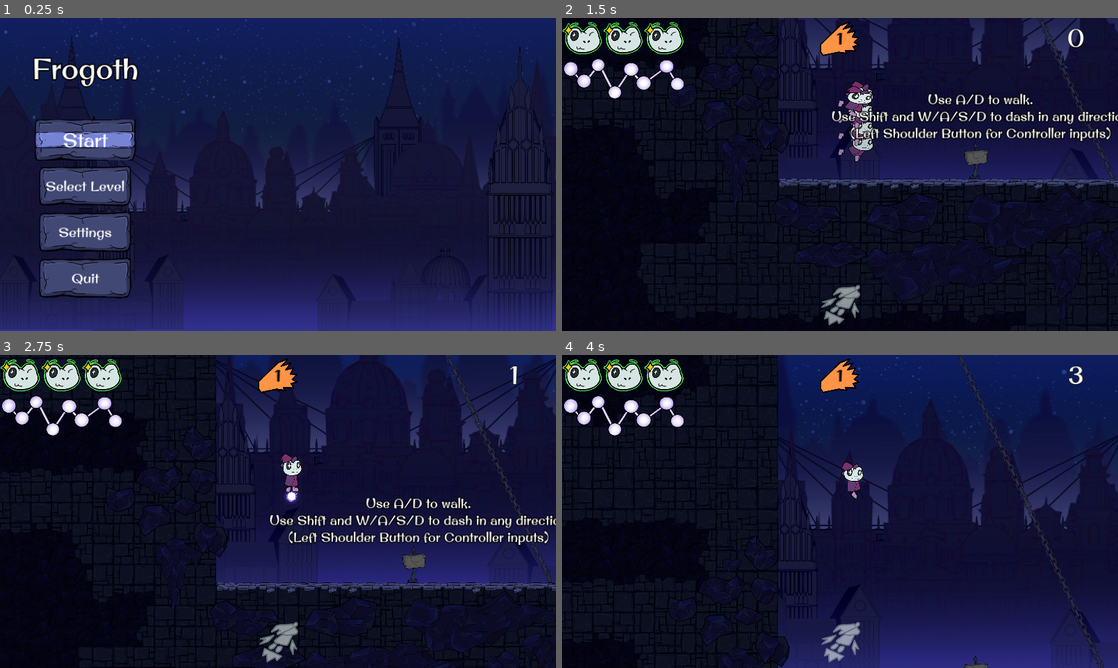
Above: before the commit, frames 1-4 (two rows, left to right).
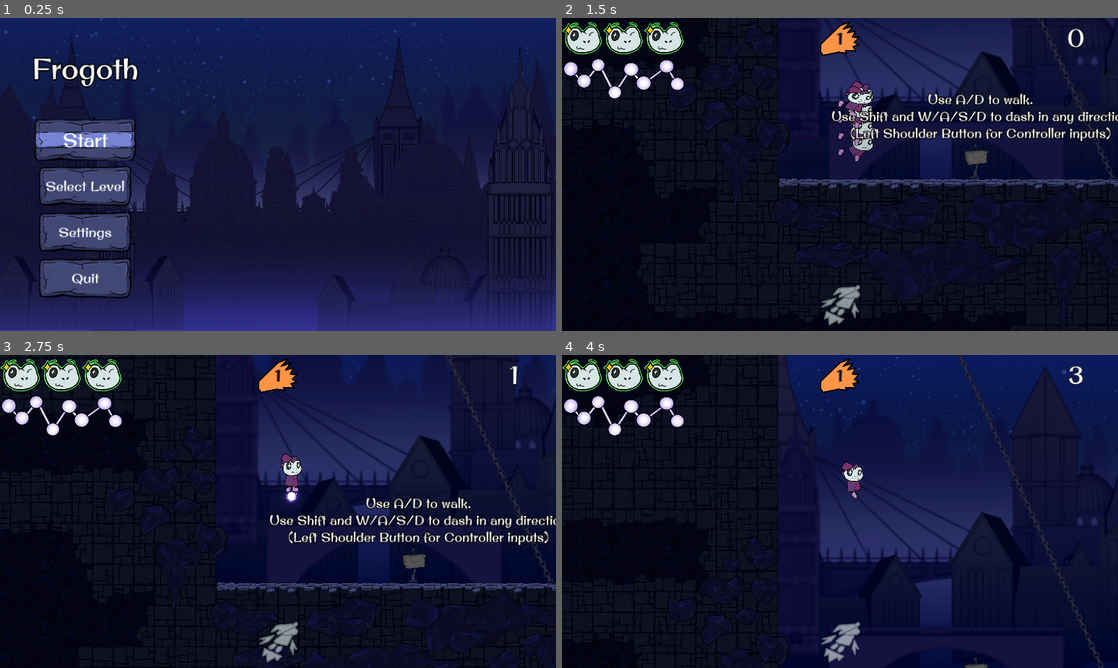
Above: after the commit, the same moments.

Repository: DerBrotDoktor/Frogoth
Game: Godot game, scene res://scenes/main/main.tscn
Same seed, same stepped clock (60 frames per second), same inputs: the game is played once before the commit and once after it.
Inputs:
- Up to frame 1 (0.25 s): no input
- Up to frame 2 (1.5 s): click "Start" at 0.5 s; hold W (up) from 1.28 s (still down); tap Shift (dash) at 1.35 s
- Up to frame 3 (2.75 s): keep holding W (up); tap Space (jump) at 1.52, 2.27 s; tap F (discrad_shape) at 2.1 s
- Up to frame 4 (4 s): keep holding W (up); tap Shift (dash) at 2.85 s; tap F (discrad_shape) at 3.6 s; tap Space (jump) at 3.77 s

The runs differ from the first frame. In frame 2, 9.7% of the frame differs, in the area x 38-100%, y 0-52%; in frame 3, 14%; in frame 4, 17%, in the area x 38-100%, y 0-100%.

Commit message:
Change: Parallax Background

Diff:
--- a/scenes/main/main.tscn
+++ b/scenes/main/main.tscn
@@ -16,13 +16,16 @@
 [ext_resource type="PackedScene" uid="uid://cxs4r4jwdplql" path="res://scenes/level/level_4.tscn" id="7_mk7qn"]
 [ext_resource type="PackedScene" uid="uid://pj1yr5tgu5bu" path="res://scenes/level/level_6.tscn" id="7_sa5si"]
 [ext_resource type="PackedScene" uid="uid://clsrvetv1bio4" path="res://scenes/level/level_7.tscn" id="8_210py"]
-[ext_resource type="Texture2D" uid="uid://dnh4dfbpvvn6l" path="res://assets/parallax/paralax_2.png" id="8_cxncj"]
 [ext_resource type="Script" path="res://scenes/main/Canvas.gd" id="9_77551"]
 [ext_resource type="PackedScene" uid="uid://02mgq0aad22s" path="res://scenes/level/level_8.tscn" id="9_q56fa"]
 [ext_resource type="PackedScene" uid="uid://c6nm6w83jynbs" path="res://scenes/menus/pause_menu.tscn" id="10_u7rrt"]
 [ext_resource type="Shader" path="res://scenes/main/lightning_shader.gdshader" id="11_723k2"]
+[ext_resource type="Texture2D" uid="uid://bltsc6nvba24b" path="res://assets/parallax/backgound_paralax_1.png" id="14_20ut8"]
 [ext_resource type="PackedScene" uid="uid://cj5y0tnco4cx1" path="res://scenes/menus/level_finish_screen.tscn" id="14_nbfd2"]
+[ext_resource type="Texture2D" uid="uid://bew5bia38bgx4" path="res://assets/parallax/backgound_paralax_2.png" id="15_o7o5w"]
+[ext_resource type="Texture2D" uid="uid://co5me6y3u53f8" path="res://assets/parallax/backgound_paralax_3.png" id="16_hue3g"]
 [ext_resource type="PackedScene" uid="uid://i70bm8lucd7m" path="res://scenes/menus/controller_settings_ui.tscn" id="17_8mvke"]
+[ext_resource type="Texture2D" uid="uid://piqjsvgixggj" path="res://assets/parallax/gradient_backgound_paralax_4.png" id="17_tv5hj"]
 [ext_resource type="PackedScene" uid="uid://buy8yfrq21gd" path="res://scenes/menus/settings_menu.tscn" id="20_f3gq3"]
 [ext_resource type="AudioStream" uid="uid://83nsiryvh2gg" path="res://assets/sfx/music/Frogoth_BG_music.mp3" id="22_7hg4y"]
 [ext_resource type="AudioStream" uid="uid://dentu4sa6yes7" path="res://assets/sfx/music/menu_music_0.1.mp3" id="24_vcc2i"]
@@ -51,12 +54,27 @@
 		$MainMenuPlayer.play()
 "
 
+[sub_resource type="Animation" id="Animation_svxbw"]
+length = 0.001
+tracks/0/type = "value"
+tracks/0/imported = false
+tracks/0/enabled = true
+tracks/0/path = NodePath("../ParallaxBackground/Sky/Sprite2D:material:shader_parameter/color")
+tracks/0/interp = 1
+tracks/0/loop_wrap = true
+tracks/0/keys = {
+"times": PackedFloat32Array(0),
+"transitions": PackedFloat32Array(1),
+"update": 0,
+"values": [Color(0, 0, 0, 1)]
+}
+
 [sub_resource type="Animation" id="Animation_4muef"]
 resource_name = "lightning"
 tracks/0/type = "value"
 tracks/0/imported = false
 tracks/0/enabled = true
-tracks/0/path = NodePath("../ParallaxBackground/ParallaxLayer/Sprite2D:material:shader_parameter/color")
+tracks/0/path = NodePath("../ParallaxBackground/Sky/Sprite2D:material:shader_parameter/color")
 tracks/0/interp = 1
 tracks/0/loop_wrap = true
 tracks/0/keys = {
@@ -78,21 +96,6 @@
 "args": [],
 "method": &"play_thunder"
 }]
-}
-
-[sub_resource type="Animation" id="Animation_svxbw"]
-length = 0.001
-tracks/0/type = "value"
-tracks/0/imported = false
-tracks/0/enabled = true
-tracks/0/path = NodePath("../ParallaxBackground/ParallaxLayer/Sprite2D:material:shader_parameter/color")
-tracks/0/interp = 1
-tracks/0/loop_wrap = true
-tracks/0/keys = {
-"times": PackedFloat32Array(0),
-"transitions": PackedFloat32Array(1),
-"update": 0,
-"values": [Color(0, 0, 0, 1)]
 }
 
 [sub_resource type="AnimationLibrary" id="AnimationLibrary_f3lrh"]
@@ -163,36 +166,65 @@
 [node name="ParallaxBackground" type="ParallaxBackground" parent="."]
 layer = -2
 
-[node name="ParallaxLayer" type="ParallaxLayer" parent="ParallaxBackground"]
+[node name="Sky" type="ParallaxLayer" parent="ParallaxBackground"]
 motion_scale = Vector2(0, 0)
 motion_mirroring = Vector2(3072, 0)
 
-[node name="Sprite2D" type="Sprite2D" parent="ParallaxBackground/ParallaxLayer"]
+[node name="Sprite2D" type="Sprite2D" parent="ParallaxBackground/Sky"]
 z_index = -2
 material = SubResource("ShaderMaterial_0h0bh")
 position = Vector2(2355.2, 1177.6)
 scale = Vector2(2.3, 2.3)
 texture = ExtResource("6_2g7ui")
 
-[node name="ParallaxLayer2" type="ParallaxLayer" parent="ParallaxBackground"]
+[node name="Skyline" type="ParallaxLayer" parent="ParallaxBackground"]
 motion_scale = Vector2(0.2, 0.7)
 motion_mirroring = Vector2(4416, 0)
 
-[node name="Sprite2D" type="Sprite2D" parent="ParallaxBackground/ParallaxLayer2"]
+[node name="Sprite2D" type="Sprite2D" parent="ParallaxBackground/Skyline"]
 z_index = -2
 position = Vector2(2208, -550)
 scale = Vector2(2.3, 2.3)
 texture = ExtResource("7_3mtfd")
 
-[node name="ParallaxLayer3" type="ParallaxLayer" parent="ParallaxBackground"]
+[node name="FarBuildings" type="ParallaxLayer" parent="ParallaxBackground"]
+motion_scale = Vector2(0.5, 1)
+motion_mirroring = Vector2(4416, 0)
+
+[node name="Sprite2D" type="Sprite2D" parent="ParallaxBackground/FarBuildings"]
+position = Vector2(2208, -787)
+scale = Vector2(2.3, 2.3)
+texture = ExtResource("14_20ut8")
+
+[node name="BackgroundBuildingsMiddle" type="ParallaxLayer" parent="ParallaxBackground"]
 motion_scale = Vector2(0.3, 0.7)
 motion_mirroring = Vector2(4416, 0)
 
-[node name="Sprite2D" type="Sprite2D" parent="ParallaxBackground/ParallaxLayer3"]
+[node name="Sprite2D" type="Sprite2D" parent="ParallaxBackground/BackgroundBuildingsMiddle"]
+z_index = -2
+position = Vector2(2208, -619)
+scale = Vector2(2.3, 2.3)
+texture = ExtResource("15_o7o5w")
+
+[node name="BackgroundBuildingsFront" type="ParallaxLayer" parent="ParallaxBackground"]
+motion_scale = Vector2(0.2, 0.7)
+motion_mirroring = Vector2(4416, 0)
+
+[node name="Sprite2D" type="Sprite2D" parent="ParallaxBackground/BackgroundBuildingsFront"]
+z_index = -2
+position = Vector2(2208, -341)
+scale = Vector2(2.3, 2.3)
+texture = ExtResource("16_hue3g")
+
+[node name="Gradient3" type="ParallaxLayer" parent="ParallaxBackground"]
+motion_scale = Vector2(0.2, 0.7)
+motion_mirroring = Vector2(4416, 0)
+
+[node name="Sprite2D" type="Sprite2D" parent="ParallaxBackground/Gradient3"]
 z_index = -2
 position = Vector2(2208, -550)
 scale = Vector2(2.3, 2.3)
-texture = ExtResource("8_cxncj")
+texture = ExtResource("17_tv5hj")
 
 [node name="Canvas" type="CanvasLayer" parent="."]
 process_mode = 3
Binary file added: assets/parallax/backgound_paralax_1.png
Not shown, added: assets/parallax/backgound_paralax_1.png.import
Binary file added: assets/parallax/backgound_paralax_2.png
Not shown, added: assets/parallax/backgound_paralax_2.png.import
Binary file added: assets/parallax/backgound_paralax_3.png
Not shown, added: assets/parallax/backgound_paralax_3.png.import
Binary file added: assets/parallax/gradient_backgound_paralax_4.png
Not shown, added: assets/parallax/gradient_backgound_paralax_4.png.import
Not shown: 1 places in scenes/main/main.tscn that only renumber resources
